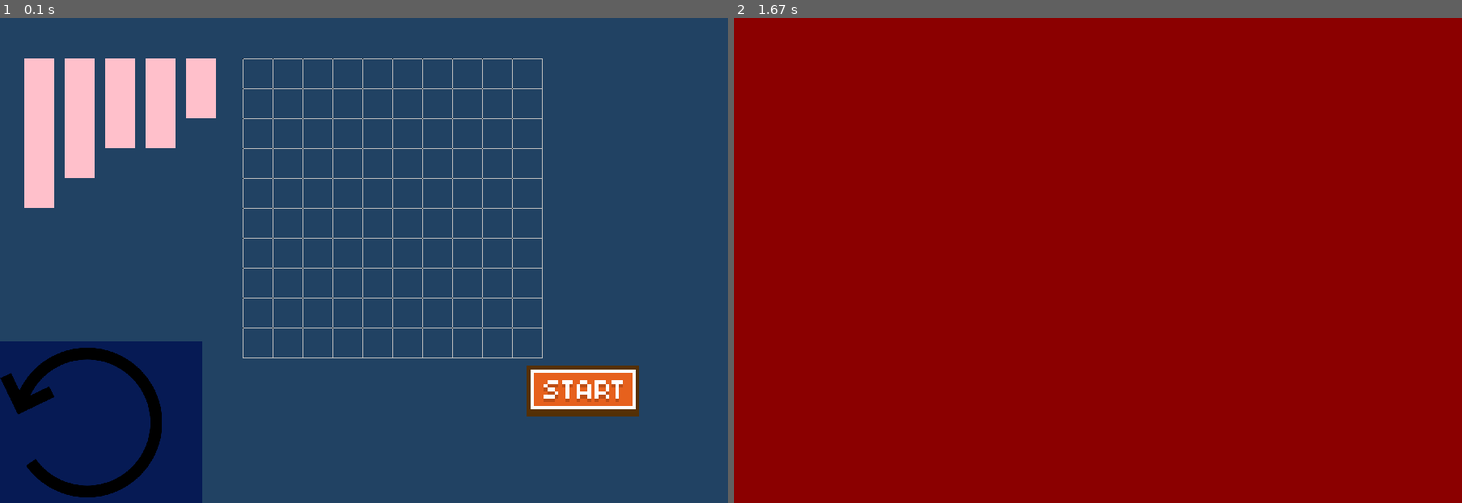
Above: before the commit, frames 1-2 (left to right).
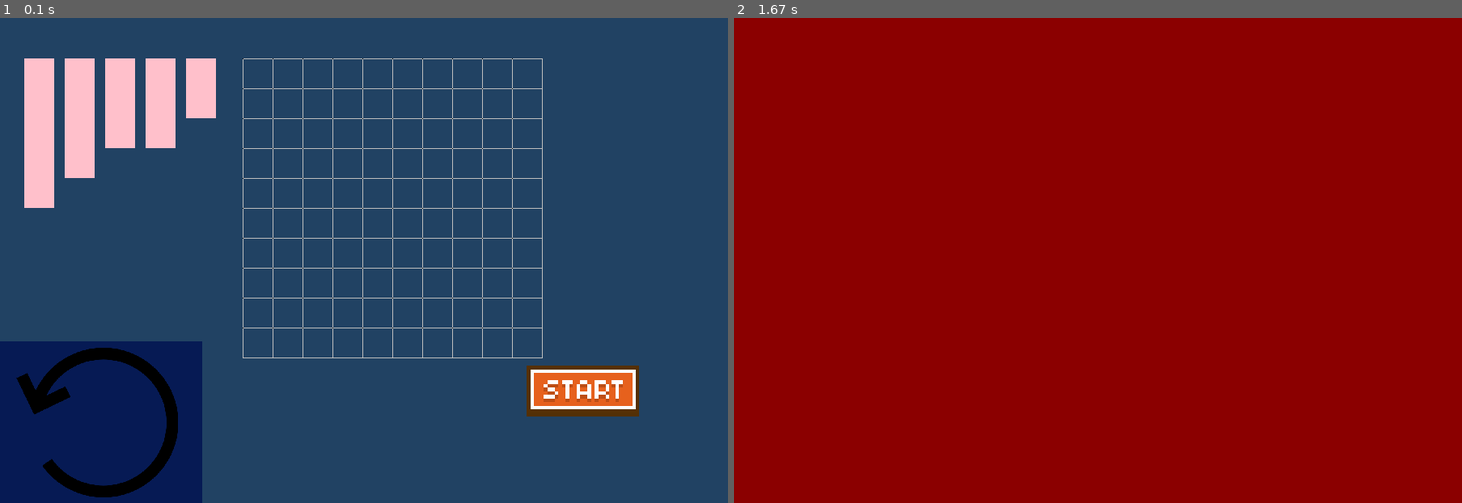
Above: after the commit, the same moments.

Repository: kahnani/Oranges
Game: pygame game, started from Pygame_Battleship_19.py
Two runs of this game, one before a commit and one after it. Both use one fixed random seed, a clock stepped at 60 frames per second and the inputs below.
Inputs (mouse positions are in pixels of both pictures, inside the frame that each line leads up to):
- Up to frame 1 (0.1 s): no input
- Up to frame 2 (1.67 s): click (1316, 391) at 0.38 s; press the mouse at (1156, 163) at 0.7 s; move the mouse to (1039, 163) at 0.8 s; release the mouse at (923, 163) at 0.93 s

The runs differ from the first frame. In frame 1, 2.0% of the frame differs, in the area x 0-25%, y 68-99%; in frame 2, nothing differs.

Commit message:
Color Scheme and Format Changes

Diff:
--- a/Pygame_Battleship_19.py
+++ b/Pygame_Battleship_19.py
@@ -15,8 +15,11 @@
 screen = pygame.display.set_mode((SCREEN_WIDTH, SCREEN_HEIGHT))
 pygame.display.set_caption('Ship Battles by Cole Kleinebekel and Jazmyn Revels')
 
-start_img = pygame.image.load('C:\\Users\\SERN_INTERN\\Downloads\\start_btn.png')
-rotate_img = pygame.image.load('C:\\Users\\SERN_INTERN\\Downloads\\rotate.png')
+###################### EDIT FILE PATH ########################
+start_img = pygame.image.load('C:\\Users\\molet\\Downloads\\start_btn.png') #<-----------
+rotate_img = pygame.image.load('C:\\Users\\molet\\Downloads\\rotate.png') #<-------------
+##############################################################
+
 rotate_img = pygame.transform.scale(rotate_img, (int(200), int(200)))
 
 #  green, blue colour .
@@ -228,7 +231,7 @@
 
     rotateor = pygame.Rect(0, 400, 250, 200)
     pygame.draw.rect(screen, (6,26,84), rotateor)
-    screen.blit(rotate_img, (rotateor.x, rotateor.y))
+    screen.blit(rotate_img, (rotateor.x+20, rotateor.y))
 
     for box in gridCs:
       pygame.draw.rect(screen, "black", box)
